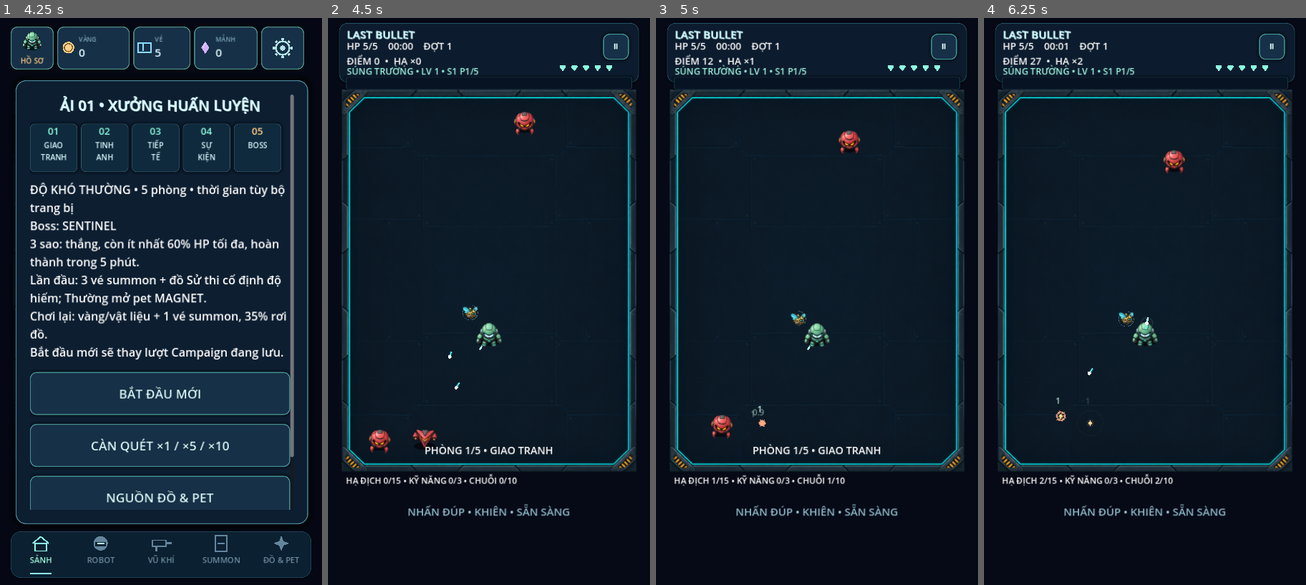
Above: before the commit, frames 1-4 (left to right).
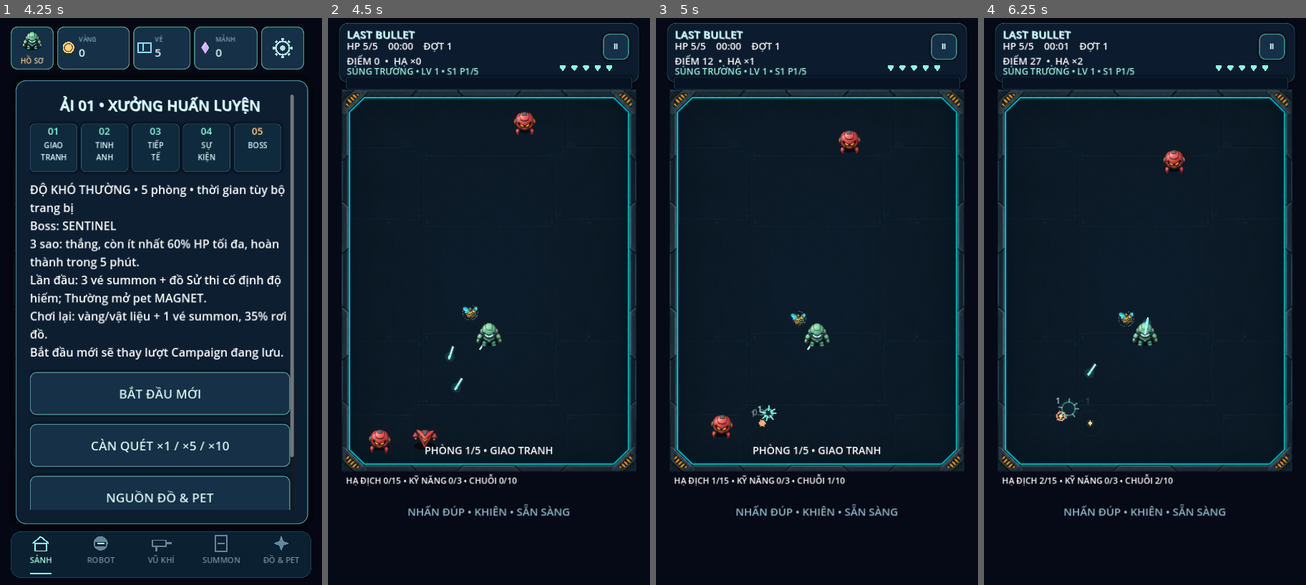
Above: after the commit, the same moments.

Repository: tai23082004l02-svg/LAST-BULLET
Game: Godot game, scene res://scenes/Main.tscn
The game is run twice, just before and just after one commit, with the same random seed, the same clock (stepped at 60 frames per second) and the same inputs.
Inputs (mouse positions are in pixels of both pictures, inside the frame that each line leads up to):
- Up to frame 1 (4.25 s): click "‹" at 0.5 s; tap Enter at 1.25 s; move the mouse to (144, 414) at 1.27 s; hold W 1.28-2 s; click (144, 414) at 1.42 s; tap Space at 1.52 s; click "ĐỘ KHÓ: THƯỜNG" at 2 s; click "ĐỘ KHÓ: KHÓ" at 2.75 s; click "01 • XƯỞNG HUẤN LUYỆN" at 3.5 s
- Up to frame 2 (4.5 s): click "BẮT ĐẦU MỚI" at 4.25 s
- Up to frame 3 (5 s): no input
- Up to frame 4 (6.25 s): click "Ⅱ" at 5 s; click "TIẾP TỤC" at 5.75 s

Frame 1 is identical in both runs. In frame 2, less than 0.1% of the frame differs, in the area x 36-42%, y 57-66%; in frame 3, less than 0.1%; in frame 4, 0.1%, in the area x 22-52%, y 52-71%.

Commit message:
Add distinct projectile, muzzle and impact visuals for all twelve weapons

Diff:
--- a/last-bullet/scripts/combat.gd
+++ b/last-bullet/scripts/combat.gd
@@ -1,5 +1,6 @@
 extends Node2D
 # A bounded projectile simulation. Shots expire; no permanent or reflected player bullet.
+const ProjectileArt = preload("res://scripts/projectile_art.gd")
 const MAX_SHOTS := 160
 const MAX_HOSTILE := 180
 const WEAPONS := ["SÚNG TRƯỜNG","SÚNG ĐIỆN","SÚNG BĂNG","PHUN LỬA","LASER","SHOTGUN","SÚNG TRINH SÁT","TÊN LỬA","CUNG XUYÊN","BOOMERANG","PHÓNG LỰU","SÚNG ĐỘC"]
@@ -97,7 +98,7 @@
 	if game.upgrades[8] > 0:
 		for angle in [-0.55,0.55]: emit_shot(game.player,direction.rotated(angle),damage()*0.7,game.upgrades[5],game.upgrades[6],RANGES[robot],SPEEDS[robot],robot)
 	if game.upgrades[9] > 0: emit_shot(game.player,-direction,damage()*0.8,game.upgrades[5],game.upgrades[6],RANGES[robot],SPEEDS[robot],robot)
-	add_flash({"p":game.player+direction*26,"ttl":0.08,"r":13.0,"color":COLORS[robot]})
+	add_flash({"p":game.player+direction*26,"ttl":0.08,"r":13.0,"color":COLORS[robot],"kind":"muzzle","style":robot,"dir":direction})
 	game.audio.play_event("shoot",1.2 if robot == 1 else 0.9 if robot == 5 else 1.0)
 
 func skill() -> void:
@@ -206,6 +207,7 @@
 			if shock:
 				enemy.thermal_lock = 1.5
 				thermal_procs += 1
+			add_flash({"p":shot.p,"ttl":0.24,"r":22.0,"color":COLORS[shot.style],"kind":"impact","style":shot.style,"dir":shot.v.normalized()})
 			game.damage_enemy(enemy,shot.damage*(1.8 if critical else 1),true,shot.v)
 			if game.state != "playing": return
 			if shock:
@@ -245,7 +247,9 @@
 			wall = 1.0
 		var expired: bool = consumed or (wall < 1 and not chained) or shot.ttl <= 0 or not Balance.ARENA.grow(10).has_point(shot.p)
 		if expired:
-			if wall < 1 and not chained: shot.p += wall_normal*2
+			if wall < 1 and not chained:
+				shot.p += wall_normal*2
+				add_flash({"p":shot.p,"ttl":0.24,"r":22.0,"color":COLORS[shot.style],"kind":"impact","style":shot.style,"dir":shot.v.normalized()})
 			if shot.style in [7,10] and not shot.blast:
 				area_damage(shot.p,100 if shot.style == 10 else 65,shot.damage*(0.8+game.upgrades[13]*0.18))
 			shots.erase(shot)
@@ -357,7 +361,7 @@
 func _draw() -> void:
 	if game == null or game.state not in ["playing","paused","upgrade"]: return
 	for shot in shots:
-		draw_round(self,shot.style,shot.p,shot.v.normalized(),shot.skin,shot.age)
+		draw_round(self,shot.style,shot.p,shot.v.normalized(),shot.skin,shot.age,game.low_effects)
 	for i in range(game.upgrades[14]):
 		var point: Vector2 = game.player+Vector2.from_angle(orbit_clock*1.5+i*PI)*45
 		draw_circle(point,10,Color("143743"))
@@ -371,6 +375,9 @@
 		draw_circle(shot.p,7,Color("ff684a"))
 		draw_arc(shot.p,8,0,TAU,12,Color("ffe0a3"),2)
 	for flash in flashes:
+		if flash.get("kind","") in ["muzzle","impact"]:
+			ProjectileArt.flash(self,flash.kind,flash.style,flash.p,flash.dir,1-float(flash.ttl)/(0.08 if flash.kind == "muzzle" else 0.24),game.low_effects)
+			continue
 		var alpha: float = minf(0.7,flash.ttl*2)
 		draw_arc(flash.p,flash.r*(1-flash.ttl*0.4),0,TAU,32,Color(flash.color,alpha),3)
 		if flash.get("kind","") == "skill" and not game.low_effects:
@@ -390,34 +397,5 @@
 	if shield > 0 and shield_hits > 0:
 		draw_arc(game.player,38,0,TAU,32,Color("8bffe1"),3)
 
-static func draw_round(canvas: CanvasItem, style: int, point: Vector2, direction: Vector2, skin := 0, clock := 0.0) -> void:
-	var color: Color = COLORS[style] if style in [2,3,4,7,8,9,10,11] else Balance.SKIN_COLORS[skin]
-	if style == 9:
-		canvas.draw_arc(point,11,clock*12,clock*12+PI*1.6,16,color,4)
-		canvas.draw_circle(point,3,Color.WHITE)
-	elif style == 10:
-		canvas.draw_circle(point,9,Color("63452a"))
-		canvas.draw_arc(point,9,0,TAU,16,color,3)
-		canvas.draw_circle(point+Vector2(2,-6),3,Color.WHITE)
-	elif style == 8:
-		canvas.draw_line(point-direction*28,point+direction*6,color,3)
-		canvas.draw_line(point+direction*6,point-direction.rotated(0.6)*6,color,3)
-		canvas.draw_line(point+direction*6,point-direction.rotated(-0.6)*6,color,3)
-	elif style == 11:
-		canvas.draw_circle(point,9,Color(color,0.22))
-		canvas.draw_circle(point,5,color)
-		canvas.draw_circle(point-Vector2(1,1),2,Color.WHITE)
-	else:
-		if style == 2:
-			for i in range(3):
-				var arm := Vector2.from_angle(i*PI/3)
-				canvas.draw_line(point-arm*8,point+arm*8,Color(color,0.8),2)
-		elif style == 3:
-			canvas.draw_colored_polygon(PackedVector2Array([point+direction*9,point-direction*22+direction.orthogonal()*9,point-direction*14,point-direction*22-direction.orthogonal()*9]),Color(color,0.7))
-		elif style == 1:
-			canvas.draw_polyline(PackedVector2Array([point-direction*24,point-direction*13+direction.orthogonal()*4,point]),Color(color,0.8),2)
-		var tail := point-direction*(78 if style == 4 else 22 if style == 3 else 13)
-		canvas.draw_line(tail,point,Color(color,0.28),10 if style in [3,4] else 6)
-		canvas.draw_line(tail,point,color,4 if style in [3,4] else 2)
-		canvas.draw_circle(point,4,Color("ecffff"))
-		if style == 7: canvas.draw_colored_polygon(PackedVector2Array([point+direction*9,point-direction.rotated(0.6)*10,point-direction.rotated(-0.6)*10]),color)
+static func draw_round(canvas: CanvasItem, style: int, point: Vector2, direction: Vector2, skin := 0, clock := 0.0, reduced := false) -> void:
+	ProjectileArt.projectile(canvas,style,point,direction,skin,clock,reduced)
--- /dev/null
+++ b/last-bullet/scripts/projectile_art.gd
@@ -0,0 +1,87 @@
+extends RefCounted
+# Deterministic drawing only: no gameplay RNG, collision changes or particle nodes.
+const COLORS := [Color("86fff0"),Color("ffe27d"),Color("a1edff"),Color("ff9f54"),Color("dcb2ff"),Color("ffcf91"),Color("8ddaff"),Color("ffa76d"),Color("c5ff9b"),Color("7af2df"),Color("ffc262"),Color("b7ed68")]
+static func streak(c: CanvasItem, a: Vector2, b: Vector2, color: Color, width: float, reduced: bool) -> void:
+	if not reduced: c.draw_line(a,b,Color(color,0.12),width*4,true)
+	c.draw_line(a,b,Color(color,0.65),width*1.8,true)
+	c.draw_line(a,b,Color("f1ffff"),maxf(1,width*0.45),true)
+static func projectile(c: CanvasItem, style: int, p: Vector2, direction: Vector2, skin: int, age: float, reduced := false) -> void:
+	var d := direction.normalized() if direction != Vector2.ZERO else Vector2.RIGHT
+	var n := d.orthogonal()
+	var color: Color = COLORS[clampi(style,0,11)]
+	if style in [0,5,6] and skin > 0 and skin < Balance.SKIN_COLORS.size(): color = Balance.SKIN_COLORS[skin]
+	if not reduced: c.draw_circle(p,11 if style != 4 else 8,Color(color,0.09))
+	match style:
+		0,5,6:
+			var length := 35.0 if style == 6 else 15.0 if style == 5 else 24.0
+			streak(c,p-d*length,p+d*5,color,2.2 if style != 5 else 3.2,reduced)
+			c.draw_colored_polygon(PackedVector2Array([p+d*7,p+n*3,p-d*8,p-n*3]),color)
+		1:
+			var points := PackedVector2Array()
+			for i in range(6): points.append(p-d*(i*7)+n*(sin(age*42+i*2.4)*5 if i > 0 else 0))
+			if not reduced: c.draw_polyline(points,Color(color,0.16),9,true)
+			c.draw_polyline(points,color,3,true); c.draw_circle(p,3,Color.WHITE)
+		2:
+			streak(c,p-d*26,p,color,2,reduced)
+			c.draw_colored_polygon(PackedVector2Array([p+d*13,p+n*7-d*3,p-d*10,p-n*7-d*3]),Color("53a8dd"))
+			c.draw_colored_polygon(PackedVector2Array([p+d*13,p-d*6,p+n*7-d*3]),Color("defbff"))
+			if not reduced:
+				for i in range(3): c.draw_circle(p-d*(15+i*9)+n*sin(i+age*10)*7,2,Color(color,0.6-i*0.15))
+		3:
+			for i in range(3 if reduced else 5):
+				var center := p-d*i*7+n*sin(age*26+i*1.7)*3
+				c.draw_circle(center,8+i*1.3,Color(color,(1-i*0.14)*0.22))
+			c.draw_colored_polygon(PackedVector2Array([p+d*13,p-d*9+n*8,p-d*5,p-d*13-n*7]),Color("ffb14d"))
+			c.draw_colored_polygon(PackedVector2Array([p+d*9,p-d*7+n*3,p-d*4-n*3]),Color("fff1b3"))
+		4:
+			streak(c,p-d*84,p+d*9,color,4,reduced)
+			if not reduced:
+				for i in range(2): c.draw_line(p-d*(26+i*30)+n*5,p-d*(18+i*30)+n*5,Color(color,0.65),2,true)
+		7:
+			streak(c,p-d*(28+sin(age*55)*5),p-d*9,Color("ff9b43"),5,reduced)
+			c.draw_colored_polygon(PackedVector2Array([p+d*15,p+d*3+n*6,p-d*11+n*5,p-d*11-n*5,p+d*3-n*6]),Color("506c82"))
+			c.draw_colored_polygon(PackedVector2Array([p+d*15,p+d*2+n*6,p+d*2-n*6]),Color("ffb976"))
+			c.draw_line(p-d*7,p+d*6,Color("e0eff7"),2,true)
+		8:
+			streak(c,p-d*42,p,color,2,reduced)
+			c.draw_colored_polygon(PackedVector2Array([p+d*15,p-d*1+n*6,p-d*1-n*6]),Color("e9ffbd"))
+			for sign_value in [-1,1]: c.draw_line(p-d*17,p-d*24+n*sign_value*5,color,2,true)
+		9:
+			var angle := age*15
+			for i in range(3):
+				var blade := Vector2.from_angle(angle+i*TAU/3)
+				c.draw_colored_polygon(PackedVector2Array([p+blade*17,p+blade.rotated(0.7)*8,p-blade.orthogonal()*4]),color)
+			c.draw_circle(p,4,Color("efffff"))
+			if not reduced: c.draw_arc(p,19,angle,angle+PI*1.4,16,Color(color,0.35),2,true)
+		10:
+			c.draw_circle(p,9,Color("253a4b")); c.draw_arc(p,9,0,TAU,16,color,2,true)
+			c.draw_line(p-d*6,p+d*6,Color("eab76e"),5,true)
+			c.draw_circle(p+n*8,3,Color("fff1a1"))
+			if not reduced: c.draw_circle(p-d*15,3,Color(color,0.25))
+		11:
+			for i in range(2 if reduced else 4): c.draw_circle(p-d*i*7+n*sin(age*12+i*2)*4,6-i,Color(color,0.25-i*0.04))
+			c.draw_circle(p,6,color); c.draw_circle(p+Vector2(-2,-2),2,Color("f2ffcd"))
+static func flash(c: CanvasItem, kind: String, style: int, p: Vector2, direction: Vector2, progress: float, reduced := false) -> void:
+	var color: Color = COLORS[clampi(style,0,11)]
+	var t := clampf(progress,0,1)
+	var fade := 1-t
+	if fade <= 0.01: return
+	var d := direction.normalized() if direction != Vector2.ZERO else Vector2.RIGHT
+	var n := d.orthogonal()
+	if kind == "muzzle":
+		c.draw_colored_polygon(PackedVector2Array([p+d*(20*fade+4),p+n*(7*fade),p-d*5,p-n*(6*fade)]),Color(color,fade))
+		if not reduced: c.draw_circle(p,14*fade,Color(color,fade*0.15))
+		return
+	var radius := (10+t*23) if style not in [7,10] else (14+t*42)
+	if not reduced: c.draw_circle(p,radius,Color(color,fade*0.08))
+	c.draw_arc(p,radius*0.7,0,TAU,20,Color(color,fade*0.65),2*fade+1,true)
+	for i in range(3 if reduced else 7):
+		var ray := Vector2.from_angle(i*2.399+style*0.7)
+		var start := p+ray*(4+t*radius)
+		if style == 2:
+			c.draw_colored_polygon(PackedVector2Array([start+ray*5,start+ray.orthogonal()*3,start-ray*5,start-ray.orthogonal()*3]),Color(color,fade))
+		elif style == 11: c.draw_circle(start,2+fade*3,Color(color,fade*0.7))
+		elif style == 1:
+			c.draw_polyline(PackedVector2Array([p+ray*5,start+ray.orthogonal()*5,start+ray*8]),Color(color,fade),2,true)
+		else: c.draw_line(start,start+ray*(4+fade*9),Color(color,fade),2,true)
+	if style in [3,7,10]: c.draw_circle(p,fade*10,Color("fff0ac",fade*0.8))
--- a/last-bullet/scripts/weapon_preview.gd
+++ b/last-bullet/scripts/weapon_preview.gd
@@ -11,6 +11,10 @@
 	var color: Color = Combat.COLORS[weapon]
 	draw_arc(center,65,0,TAU,48,Color(color,0.15),2)
 	preload("res://scripts/item_art.gd").draw(self,"weapon",weapon,center,230)
+	var muzzle := center+Vector2(98,0)
+	var phase := fmod(clock,1.2)
+	if phase < 0.12: Combat.ProjectileArt.flash(self,"muzzle",weapon,muzzle,Vector2.RIGHT,phase/0.12)
 	for i in range(3):
-		var travel := fmod(clock*100+i*38,130)
-		Combat.draw_round(self,weapon,center+Vector2(115+travel,sin(clock*2+i)*8),Vector2.RIGHT,0,clock+i)
+		var travel := fmod(clock*130+i*46,150)
+		Combat.draw_round(self,weapon,muzzle+Vector2(14+travel,sin(clock*2+i)*4),Vector2.RIGHT,0,clock+i)
+	if phase > 0.85: Combat.ProjectileArt.flash(self,"impact",weapon,muzzle+Vector2(174,0),Vector2.RIGHT,(phase-0.85)/0.35)
--- /dev/null
+++ b/last-bullet/tests/projectile_fx.gd
@@ -0,0 +1,28 @@
+extends SceneTree
+func _initialize() -> void: call_deferred("run")
+func run() -> void:
+	var game = load("res://scenes/Main.tscn").instantiate()
+	game.save_path = "user://projectile-fx-test.cfg"
+	root.add_child(game); game.set_physics_process(false); game.audio.enabled = false
+	for style in range(12):
+		game.start_run(); game.selected_weapon = style
+		for enemy in game.enemies: enemy.free()
+		game.enemies.clear(); game.boss = null
+		game.player = Vector2(200,500)
+		var enemy := ArenaEnemy.new(); enemy.setup(2,1); enemy.position = Vector2(280,500); enemy.hp = 10000; enemy.max_hp = 10000
+		game.add_child(enemy); game.enemies.append(enemy)
+		game.combat.fire()
+		assert(game.combat.flashes.any(func(f): return f.get("kind","") == "muzzle" and f.style == style))
+		for i in range(15): game.combat.advance_shots(1.0/60)
+		assert(game.combat.flashes.any(func(f): return f.get("kind","") == "impact" and f.style == style))
+		game.state = "paused"
+		var before: Array = game.combat.flashes.duplicate(true)
+		game.combat.advance(1); assert(game.combat.flashes == before)
+		game.state = "playing"
+		for i in range(100): game.combat.add_flash({"p":Vector2.ZERO,"ttl":0.1,"r":5,"color":Color.WHITE})
+		assert(game.combat.flashes.size() == 32)
+		game.combat.reset(); assert(game.combat.flashes.is_empty())
+	game.audio.shutdown(); game.queue_free(); await process_frame
+	DirAccess.remove_absolute("user://projectile-fx-test.cfg")
+	print("PASS projectile_fx: all12 real muzzle/impact styles, pause freeze, bounded flashes and reset")
+	quit()
Binary file added: last-bullet/docs/previews/v1.1.2-arsenal.png
Binary file added: last-bullet/docs/previews/v1.1.2-projectiles-reduced.png
Binary file added: last-bullet/docs/previews/v1.1.2-projectiles.png
Not shown, added: last-bullet/scripts/projectile_art.gd.uid
Not shown, added: last-bullet/tests/projectile_fx.gd.uid
Not shown, added: last-bullet/docs/PROJECTILE_FX.md
Not shown, changed: last-bullet/docs/SESSION_HANDOFF.md
Not shown, changed: last-bullet/docs/TEST_RESULTS.md
